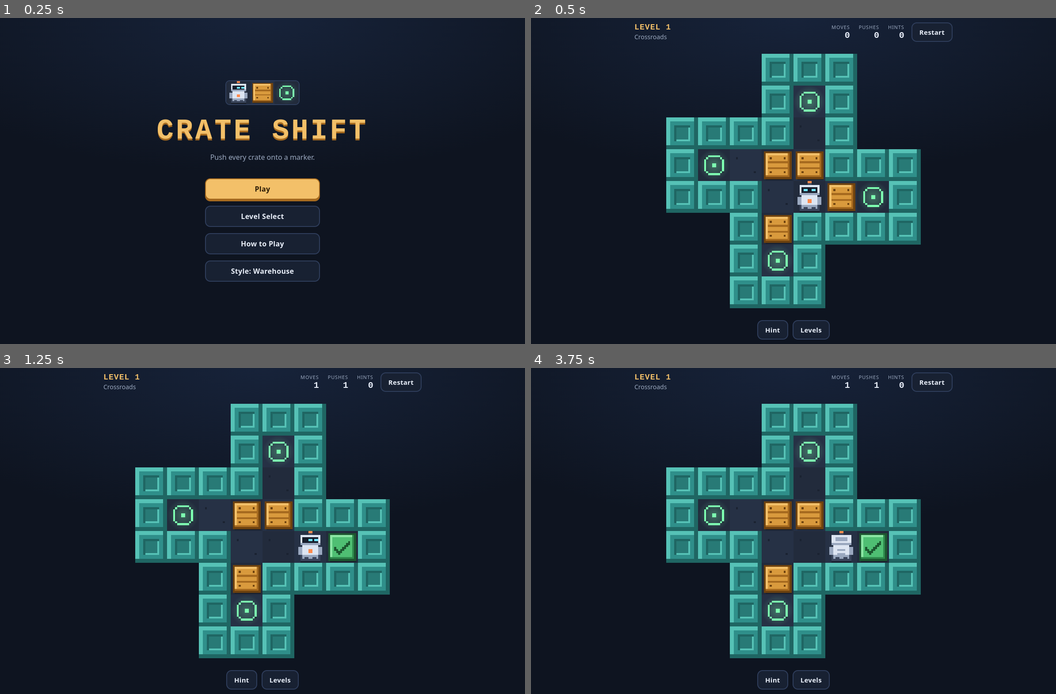
Above: before the commit, frames 1-4 (two rows, left to right).
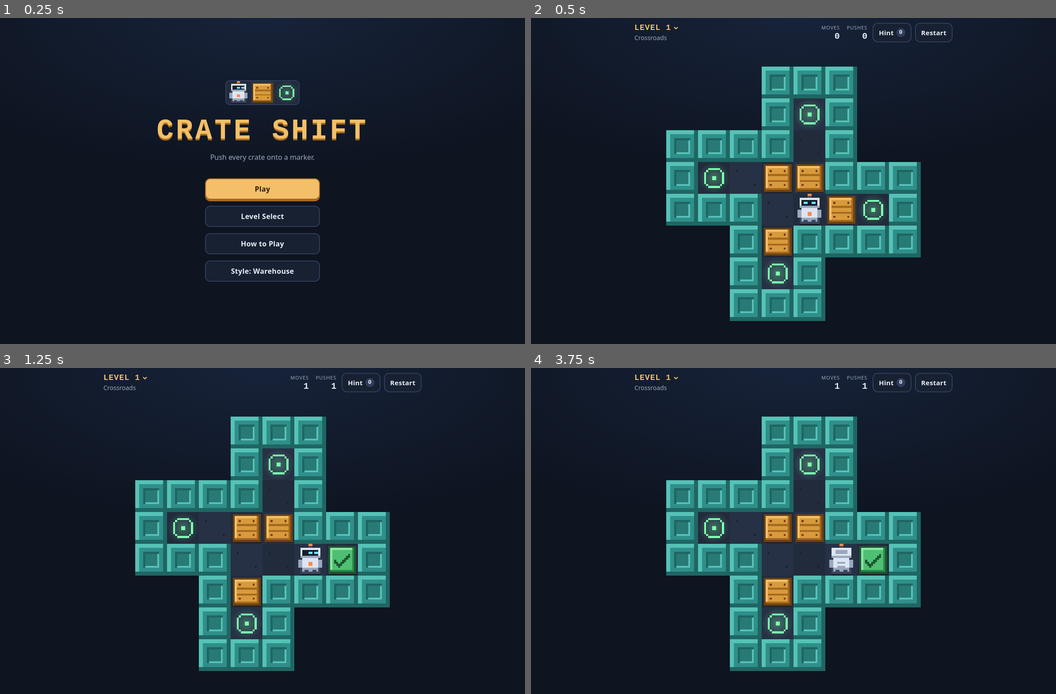
Above: after the commit, the same moments.

Repository: felixtimotea/Game
Game: browser game, page index.html
Same seed, same stepped clock (60 frames per second), same inputs: the game is played once before the commit and once after it.
Inputs:
- Up to frame 1 (0.25 s): no input
- Up to frame 2 (0.5 s): click "Play" at 0.27 s
- Up to frame 3 (1.25 s): click "Levels" (after the commit: "LEVEL 1 Crossroads Open level…") at 0.52 s; click "1 Crossroads Play" at 0.77 s; hold Right from 1.03 s (still down); tap Space at 1.1 s
- Up to frame 4 (3.75 s): release Right at 1.53 s; hold Down 1.58-1.85 s; tap Space every 0.5 s from 1.6 to 3.6 s; click "Levels" (after the commit: "LEVEL 1 Crossroads Open level…") at 1.77 s; hold Left 1.9-2.47 s; hold Up 2.52-2.82 s; hold Right 2.87-3.53 s; click "1 Crossroads Play" at 3.27 s; hold Up from 3.58 s (still down)

Frame 1 is identical in both runs. In frame 2, 14% of the frame differs, in the area x 19-81%, y 1-99%; in frame 3, 14%; in frame 4, 14%.

Commit message:
Centre the direction pad and move Hint and Levels to the top bar
The direction pad now sits alone, centred under the board. The level
title in the top left opens level select, and Hint joins Restart in the
top right with the hint count shown on the button. On narrow screens the
move and push counters drop to their own row.

Co-Authored-By: Claude Fable 5.2 <noreply@anthropic.com>
Claude-Session: https://claude.ai/code/session_01JycR11x5EX5bbS3tx26ydH

Diff:
--- a/css/style.css
+++ b/css/style.css
@@ -355,27 +355,83 @@
   display: flex;
   align-items: center;
   justify-content: space-between;
-  gap: 16px;
+  gap: 12px;
   width: min(100%, 720px);
   margin: 0 auto;
 }
 
-.hud-title {
+.hud-heading {
   min-width: 0;
   margin-right: auto;
-}
-
-.hud-restart {
-  flex: none;
-}
-
-.hud-title h2 {
+  font-size: inherit;
+  font-weight: inherit;
+}
+
+/* The level title doubles as the way back to level select. */
+.hud-title {
+  display: block;
+  max-width: 100%;
+  min-height: 44px;
+  margin: 0 0 0 -8px;
+  padding: 2px 8px;
+  border: 0;
+  border-radius: var(--radius);
+  background: none;
+  text-align: left;
+  cursor: pointer;
+  transition: background-color 0.12s;
+}
+
+.hud-title:hover {
+  background: var(--raised);
+}
+
+.hud-title:focus-visible {
+  outline: 3px solid var(--focus);
+  outline-offset: 2px;
+}
+
+.hud-level {
+  display: flex;
+  align-items: center;
+  gap: 4px;
   font-family: var(--font-display);
   font-size: 1.125rem;
+  font-weight: 700;
   line-height: 1.2;
   letter-spacing: 0.06em;
   text-transform: uppercase;
+  white-space: nowrap;
   color: var(--amber);
+}
+
+.hud-level svg {
+  flex: none;
+  width: 14px;
+  height: 14px;
+}
+
+.hud-actions {
+  display: flex;
+  flex: none;
+  gap: 8px;
+}
+
+.hud-actions .btn {
+  padding: 6px 12px;
+}
+
+.hint-count {
+  min-width: 20px;
+  margin-left: 6px;
+  padding: 0 5px;
+  border-radius: 10px;
+  background: var(--line);
+  font-family: var(--font-display);
+  font-size: 0.8125rem;
+  line-height: 20px;
+  font-variant-numeric: tabular-nums;
+  text-align: center;
 }
 
 .hud-name {
@@ -389,7 +445,7 @@
 
 .hud-stats {
   display: flex;
-  gap: 20px;
+  gap: 16px;
   flex: none;
   text-align: right;
 }
@@ -446,19 +502,10 @@
 }
 
 .controls {
-  display: flex;
-  align-items: center;
+  display: none;
   justify-content: center;
-  gap: 16px;
   width: min(100%, 720px);
   margin: 0 auto;
-}
-
-.actions {
-  display: flex;
-  flex-wrap: wrap;
-  justify-content: center;
-  gap: 10px;
 }
 
 .dpad {
@@ -514,15 +561,39 @@
 .dpad-right::before { transform: rotate(90deg); }
 .dpad-down::before { transform: rotate(180deg); }
 
-/* Touch screens get the direction pad, with the action buttons stacked beside it. */
+/* Narrow screens: the title and buttons share the top row, the counters sit below. */
+@media (max-width: 480px) {
+  .hud {
+    flex-wrap: wrap;
+    row-gap: 4px;
+  }
+
+  .hud-heading {
+    flex: 1 1 0;
+  }
+
+  .hud-stats {
+    order: 3;
+    flex: 1 0 100%;
+    gap: 20px;
+    text-align: left;
+  }
+
+  .hud-stats div {
+    display: flex;
+    align-items: baseline;
+    gap: 6px;
+  }
+
+  .hud-stats dd {
+    font-size: 1rem;
+  }
+}
+
+/* Touch screens get the direction pad, centred under the board. */
 @media (pointer: coarse) {
   .controls {
-    justify-content: space-between;
-  }
-
-  .actions {
-    flex-direction: column;
-    align-items: stretch;
+    display: flex;
   }
 
   .dpad {
--- a/index.html
+++ b/index.html
@@ -39,16 +39,21 @@
     <!-- Play -->
     <section id="screen-play" class="screen screen-play" aria-labelledby="hud-level" hidden>
       <header class="hud">
-        <div class="hud-title">
-          <h2 id="hud-level">Level 1</h2>
-          <span id="hud-name" class="hud-name"></span>
-        </div>
+        <h2 class="hud-heading">
+          <button id="btn-exit" type="button" class="hud-title" title="Level select (Esc)">
+            <span class="hud-level"><span id="hud-level">Level 1</span><svg viewBox="0 0 16 16" aria-hidden="true"><path fill="none" stroke="currentColor" stroke-width="2.4" stroke-linecap="round" stroke-linejoin="round" d="M4 6l4 4 4-4"/></svg></span>
+            <span id="hud-name" class="hud-name"></span>
+            <span class="visually-hidden">Open level select</span>
+          </button>
+        </h2>
         <dl class="hud-stats">
           <div><dt>Moves</dt><dd id="hud-moves">0</dd></div>
           <div><dt>Pushes</dt><dd id="hud-pushes">0</dd></div>
-          <div><dt>Hints</dt><dd id="hud-hints">0</dd></div>
         </dl>
-        <button id="btn-restart" type="button" class="btn btn-small hud-restart" title="Restart (R)">Restart</button>
+        <div class="hud-actions">
+          <button id="btn-hint" type="button" class="btn btn-small" title="Show the next move (H)">Hint<span id="hud-hints" class="hint-count" aria-label="hints used">0</span></button>
+          <button id="btn-restart" type="button" class="btn btn-small" title="Restart (R)">Restart</button>
+        </div>
       </header>
 
       <div id="stage" class="stage" tabindex="-1">
@@ -57,10 +62,6 @@
       </div>
 
       <footer class="controls">
-        <div class="actions">
-          <button id="btn-hint" type="button" class="btn btn-small" title="Show the next move (H)">Hint</button>
-          <button id="btn-exit" type="button" class="btn btn-small" title="Level select (Esc)">Levels</button>
-        </div>
         <div class="dpad" aria-label="Direction pad">
           <button type="button" class="dpad-btn dpad-up" data-dir="up" aria-label="Move up"></button>
           <button type="button" class="dpad-btn dpad-left" data-dir="left" aria-label="Move left"></button>
